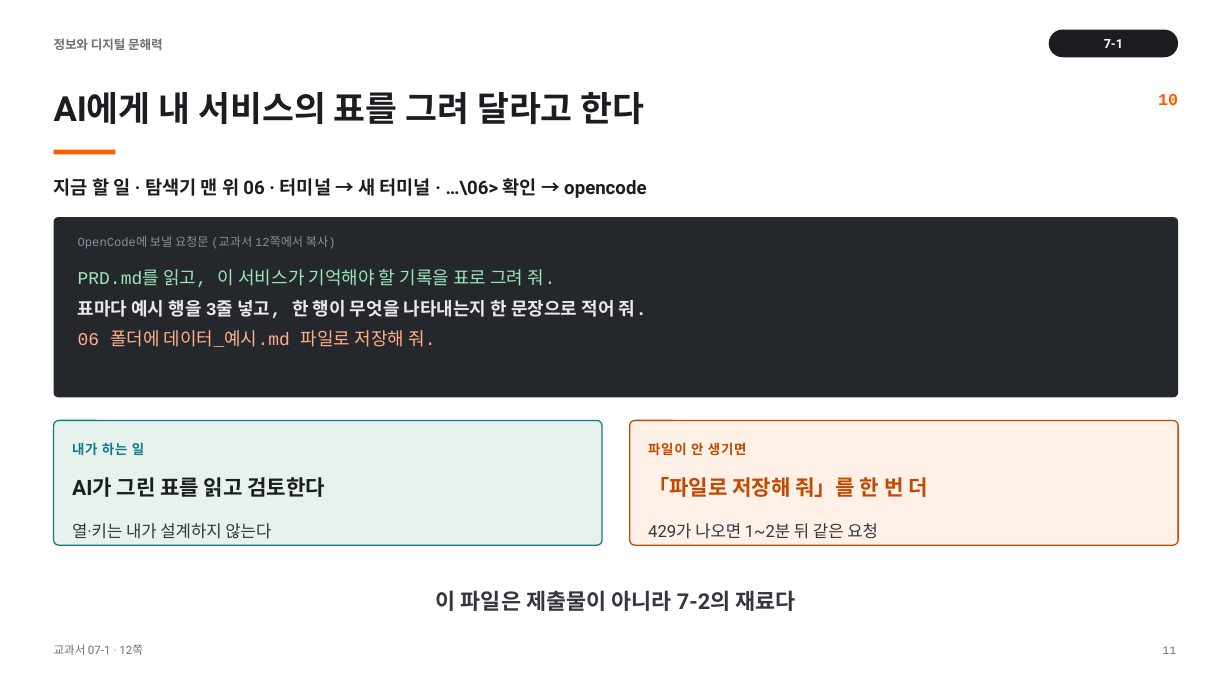
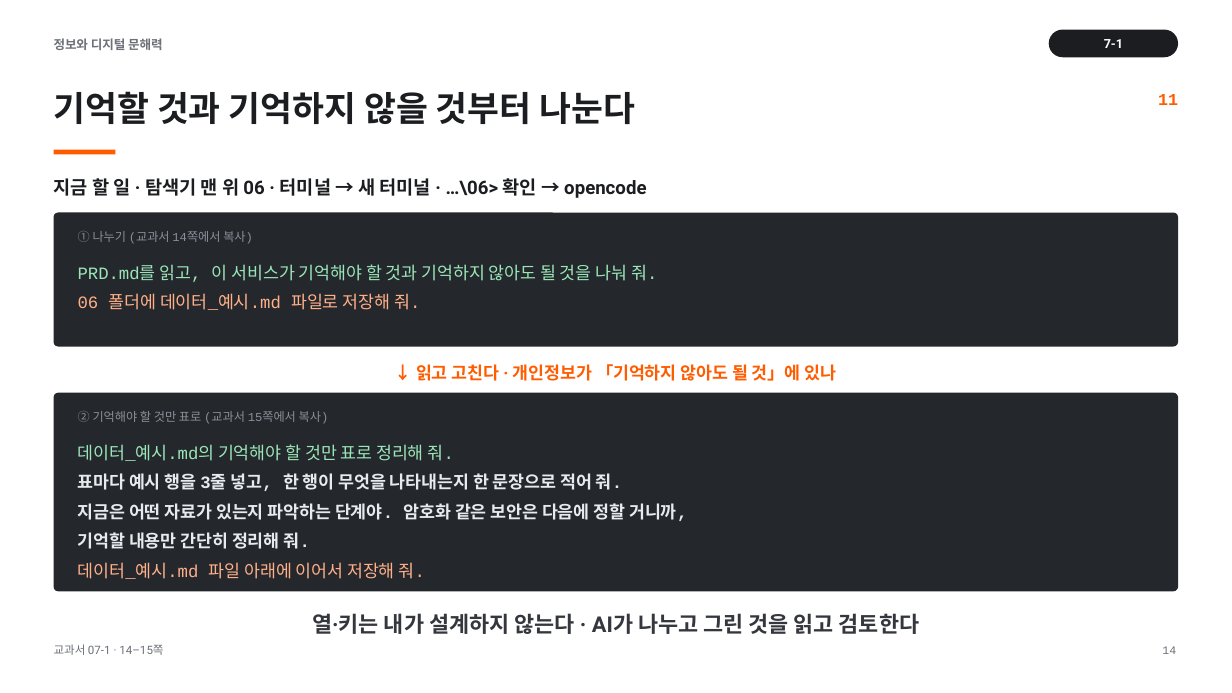
Before and after one commit to cozy819/2026-02__jdh, a slide deck: slide 14 of 07/ppt/07-1_관계형_데이터베이스의_기초_v1.pptx (slide 11 before the commit). Drawn at 1232x693 pixels with LibreOffice and Linux fonts; fonts in the diff are those of the drawing. Boxes give left, top, right and bottom in pixels: in the first picture for what was removed or moved away, otherwise in the second. Text is boxed around its words. In the diff, an @@ line names an element or a change of style, - is before the commit and + after.

```diff
--- a/07/ppt/07-1_관계형_데이터베이스의_기초_v1.pptx
+++ b/07/ppt/07-1_관계형_데이터베이스의_기초_v1.pptx
@@ text at (x1=54, y1=91, x2=635, y2=124): text changed @@
-AI에게 내 서비스의 표를 그려 달라고 한다
+기억할 것과 기억하지 않을 것부터 나눈다
@@ text at (x1=1158, y1=94, x2=1178, y2=105): text changed @@
-10
+11
@@ rounded rectangle resized from (x1=54, y1=217, x2=1178, y2=397) to (x1=54, y1=213, x2=1178, y2=347) @@
@@ rounded rectangle at (x1=54, y1=213, x2=1178, y2=347): proportions changed @@
@@ text at (x1=78, y1=231, x2=253, y2=244): text changed @@
-OpenCode에 보낼 요청문 (교과서 12쪽에서 복사)
+① 나누기 (교과서 14쪽에서 복사)
@@ text at (x1=78, y1=264, x2=658, y2=282): text changed; size 14 to 13.5 pt; text colour #E8EAED to #9BE6B8; bold off @@
-PRD.md를 읽고, 이 서비스가 기억해야 할 기록을 표로 그려 줘.
-표마다 예시 행을 3줄 넣고, 한 행이 무엇을 나타내는지 한 문장으로 적어 줘.
+PRD.md를 읽고, 이 서비스가 기억해야 할 것과 기억하지 않아도 될 것을 나눠 줘.
@@ text at (x1=78, y1=293, x2=420, y2=310): size 14 to 13.5 pt in "06 폴더에 데이터_예시.md 파일로 저장해 줘."; line spacing 23.8pt to 22.9pt @@
@@ text added at (x1=416, y1=364, x2=837, y2=381), 13.5 pt, text #FF5C00, bold @@
+↓ 읽고 고친다 · 개인정보가 「기억하지 않아도 될 것」에 있나
@@ rounded rectangle added at (x1=54, y1=393, x2=1178, y2=592), fill #24272C @@
@@ text added at (x1=78, y1=411, x2=329, y2=424), 9.5 pt, text #8A9099 @@
+② 기억해야 할 것만 표로 (교과서 15쪽에서 복사)
@@ rounded rectangle removed at (x1=54, y1=421, x2=602, y2=545) @@
@@ text removed at (x1=72, y1=442, x2=144, y2=456) @@
-내가 하는 일
@@ text added at (x1=78, y1=444, x2=687, y2=579), 13.5 pt, text #E8EAED, bold @@
+데이터_예시.md의 기억해야 할 것만 표로 정리해 줘.
+표마다 예시 행을 3줄 넣고, 한 행이 무엇을 나타내는지 한 문장으로 적어 줘.
+지금은 어떤 자료가 있는지 파악하는 단계야. 암호화 같은 보안은 다음에 정할 거니까,
+기억할 내용만 간단히 정리해 줘.
+데이터_예시.md 파일 아래에 이어서 저장해 줘.
@@ rounded rectangle removed at (x1=630, y1=421, x2=1178, y2=545) @@
@@ text removed at (x1=648, y1=442, x2=747, y2=456) @@
-파일이 안 생기면
@@ text removed at (x1=72, y1=477, x2=325, y2=497) @@
-AI가 그린 표를 읽고 검토한다
@@ text removed at (x1=648, y1=477, x2=927, y2=497) @@
-「파일로 저장해 줘」를 한 번 더
@@ text removed at (x1=648, y1=523, x2=878, y2=539) @@
-429가 나오면 1~2분 뒤 같은 요청
@@ text removed at (x1=436, y1=590, x2=796, y2=611) @@
-이 파일은 제출물이 아니라 7-2의 재료다
@@ text "열·키는 내가 설계하지 않는다 · ..." at (x1=312, y1=613, x2=919, y2=634): vertical alignment top to middle @@
@@ text at (x1=312, y1=613, x2=919, y2=634): text changed; size 13 to 17 pt; bold on @@
-열·키는 내가 설계하지 않는다
+열·키는 내가 설계하지 않는다 · AI가 나누고 그린 것을 읽고 검토한다
@@ text at (x1=54, y1=644, x2=163, y2=655): text changed @@
-교과서 07-1 · 12쪽
+교과서 07-1 · 14–15쪽
@@ text at (x1=1162, y1=646, x2=1176, y2=654): text changed @@
-11
+14
```
Also in this commit, not shown: 4 other slides changed, 11 slides added, 8 slides removed, 41 other files.
